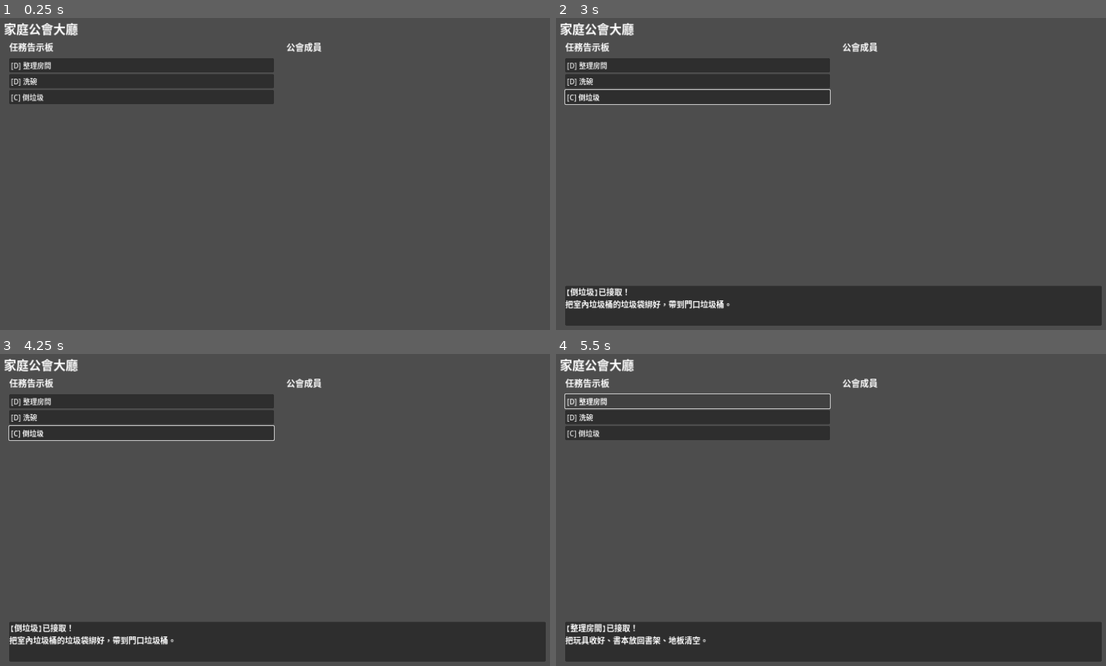
Above: before the commit, frames 1-4 (two rows, left to right).
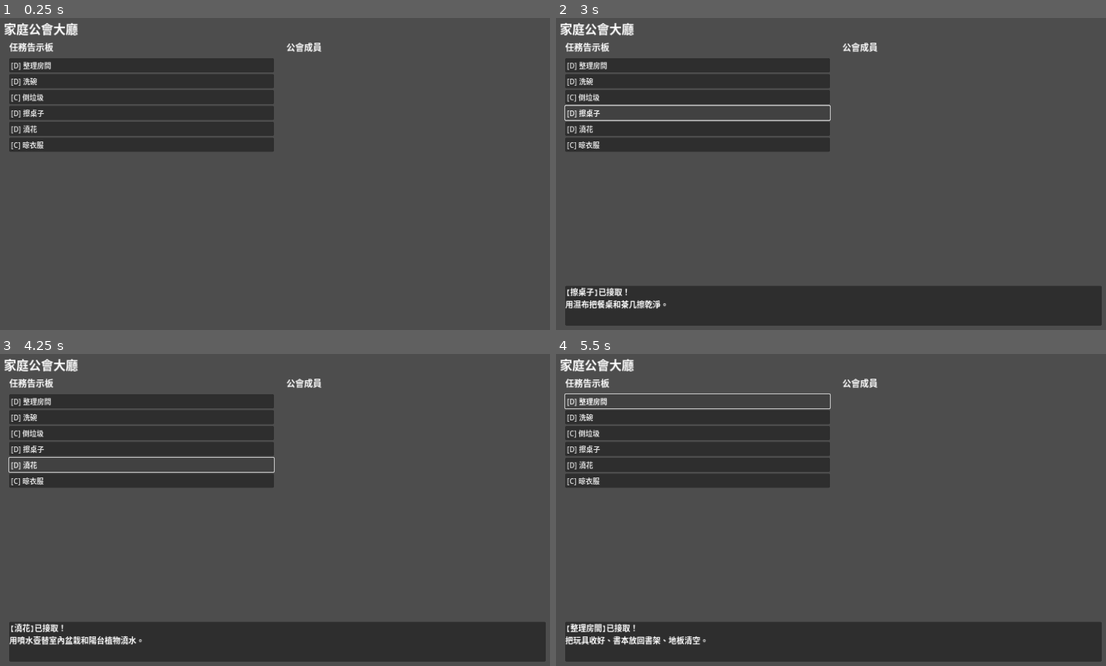
Above: after the commit, the same moments.

Repository: key8745-netizen/sweet-home-os
Game: Godot game, scene res://scenes/guild_hall.tscn
Same seed, same stepped clock (60 frames per second), same inputs: the game is played once before the commit and once after it.
Inputs (mouse positions are in pixels of both pictures, inside the frame that each line leads up to):
- Up to frame 1 (0.25 s): no input
- Up to frame 2 (3 s): click "[D] 整理房間" at 0.5 s; click "[D] 洗碗" at 1.25 s; click "[C] 倒垃圾" at 2 s; click (699, 111) at 2.75 s, where only the run after the commit has a clickable "[D] 擦桌子"
- Up to frame 3 (4.25 s): click (143, 466) at 3.5 s, where only the run after the commit has a clickable "[D] 澆花"
- Up to frame 4 (5.5 s): click (699, 481) at 4.25 s, where only the run after the commit has a clickable "[C] 晾衣服"; click "[D] 整理房間" at 5 s

The runs differ from the first frame. In frame 1, 6.2% of the frame differs, in the area x 1-50%, y 28-43%; in frame 2, 5.5%; in frame 3, 5.3%; in frame 4, 6.2%.
Error in both runs: Invalid access to property or key 'theme_override_font_sizes' on a base object of type 'Label'. (res://scripts/guild_hall.gd:25)

Commit message:
fix: resolve all 4 verify_current_state validation errors
- quests.json: rename reward_exp→xp_reward, add category field, expand from 3 to 6 quests
- decorations.json: rename display_name→name, required_total_xp→unlock_xp, add description field
- project.godot: add [autoload] section with SoundManager
- decor_placeholder.gd: read "name" key (with fallback to legacy "display_name")

https://claude.ai/code/session_01Q48zLXqxmdvbpUF4GRmMJS

Diff:
--- a/data/decorations.json
+++ b/data/decorations.json
@@ -1,8 +1,9 @@
 [
   {
     "id": "welcome_banner",
-    "display_name": "Welcome Banner",
-    "required_total_xp": 0,
+    "name": "Welcome Banner",
+    "description": "一面掛在公會入口的歡迎旗幟，象徵冒險的開始。",
+    "unlock_xp": 0,
     "scene_position": [180, 90],
     "color": "#d98282",
     "shape": "banner",
@@ -10,8 +11,9 @@
   },
   {
     "id": "cozy_rug",
-    "display_name": "Cozy Rug",
-    "required_total_xp": 25,
+    "name": "Cozy Rug",
+    "description": "柔軟的地毯讓公會大廳更溫馨，完成10 XP任務才能解鎖。",
+    "unlock_xp": 25,
     "scene_position": [330, 310],
     "color": "#8ab6d6",
     "shape": "rug",
@@ -19,8 +21,9 @@
   },
   {
     "id": "candlestick",
-    "display_name": "Candlestick",
-    "required_total_xp": 45,
+    "name": "Candlestick",
+    "description": "燭台的溫暖燈光照亮了公會的每個角落。",
+    "unlock_xp": 45,
     "scene_position": [520, 150],
     "color": "#f6d36b",
     "shape": "candle",
@@ -28,8 +31,9 @@
   },
   {
     "id": "guild_planter",
-    "display_name": "Guild Planter",
-    "required_total_xp": 70,
+    "name": "Guild Planter",
+    "description": "一盆茂盛的植物，為公會注入生命力。",
+    "unlock_xp": 70,
     "scene_position": [112, 330],
     "color": "#7fc78b",
     "shape": "plant",
@@ -37,8 +41,9 @@
   },
   {
     "id": "star_lantern",
-    "display_name": "Star Lantern",
-    "required_total_xp": 100,
+    "name": "Star Lantern",
+    "description": "星形燈籠高掛，象徵你在家務冒險中發出的光芒。",
+    "unlock_xp": 100,
     "scene_position": [650, 105],
     "color": "#f3b76d",
     "shape": "lantern",
--- a/data/quests.json
+++ b/data/quests.json
@@ -3,11 +3,12 @@
     "id": "chore_001",
     "title": "整理房間",
     "description": "把玩具收好、書本放回書架、地板清空。",
+    "category": "清潔",
     "difficulty": "D",
     "age_min": 5,
     "estimated_minutes": 15,
     "completion_criteria": "家長確認地板淨空且物品歸位",
-    "reward_exp": 30,
+    "xp_reward": 30,
     "reward_title": "整潔見習生",
     "encouragement": "整齊的空間讓心情變好，幹得好！",
     "status": "available",
@@ -17,11 +18,12 @@
     "id": "chore_002",
     "title": "洗碗",
     "description": "飯後把自己的碗盤洗乾淨並放回碗架。",
+    "category": "廚房",
     "difficulty": "D",
     "age_min": 7,
     "estimated_minutes": 10,
     "completion_criteria": "家長確認碗盤乾淨且歸位",
-    "reward_exp": 20,
+    "xp_reward": 20,
     "reward_title": "洗滌新手",
     "encouragement": "謝謝你幫忙讓廚房保持乾淨！",
     "status": "available",
@@ -31,14 +33,60 @@
     "id": "chore_003",
     "title": "倒垃圾",
     "description": "把室內垃圾桶的垃圾袋綁好，帶到門口垃圾桶。",
+    "category": "清潔",
     "difficulty": "C",
     "age_min": 8,
     "estimated_minutes": 5,
     "completion_criteria": "家長確認垃圾已移到指定地點",
-    "reward_exp": 15,
+    "xp_reward": 15,
     "reward_title": "環境守護者",
     "encouragement": "你幫整個家保持了整潔，真棒！",
     "status": "available",
     "frequency": "weekly"
+  },
+  {
+    "id": "chore_004",
+    "title": "擦桌子",
+    "description": "用濕布把餐桌和茶几擦乾淨。",
+    "category": "清潔",
+    "difficulty": "D",
+    "age_min": 6,
+    "estimated_minutes": 8,
+    "completion_criteria": "家長確認桌面無油漬且乾燥",
+    "xp_reward": 15,
+    "reward_title": "潔淨使者",
+    "encouragement": "亮晶晶的桌子讓全家人都開心！",
+    "status": "available",
+    "frequency": "daily"
+  },
+  {
+    "id": "chore_005",
+    "title": "澆花",
+    "description": "用噴水壺替室內盆栽和陽台植物澆水。",
+    "category": "園藝",
+    "difficulty": "D",
+    "age_min": 5,
+    "estimated_minutes": 10,
+    "completion_criteria": "家長確認所有植物都已澆水",
+    "xp_reward": 20,
+    "reward_title": "植物守護者",
+    "encouragement": "植物因為你的照顧而茁壯成長！",
+    "status": "available",
+    "frequency": "daily"
+  },
+  {
+    "id": "chore_006",
+    "title": "晾衣服",
+    "description": "把洗好的衣服一件件夾好、掛到晾衣架上。",
+    "category": "洗衣",
+    "difficulty": "C",
+    "age_min": 9,
+    "estimated_minutes": 15,
+    "completion_criteria": "家長確認衣物已展開不重疊地掛好",
+    "xp_reward": 25,
+    "reward_title": "晾衣達人",
+    "encouragement": "衣服曬得又快又好，謝謝你的幫忙！",
+    "status": "available",
+    "frequency": "weekly"
   }
 ]
--- a/project.godot
+++ b/project.godot
@@ -47,6 +47,10 @@
 
 locale/fallback="zh_TW"
 
+[autoload]
+
+SoundManager="*res://scripts/sound_manager.gd"
+
 [layer_names]
 
 2d_physics/layer_1="world"
--- a/scripts/decor_placeholder.gd
+++ b/scripts/decor_placeholder.gd
@@ -1,7 +1,7 @@
 extends Node2D
 class_name DecorPlaceholder
 
-@export var display_name := "Decoration"
+@export var display_name := "Decoration"  # populated from JSON "name" field
 @export var sprite_path := ""
 @export var fallback_color := Color("#f6d36b")
 @export_enum("banner", "rug", "candle", "plant", "lantern", "circle") var fallback_shape: String = "circle"
@@ -13,7 +13,7 @@
 	_load_sprite_or_fallback()
 
 func setup(decoration: Dictionary) -> void:
-	display_name = str(decoration.get("display_name", display_name))
+	display_name = str(decoration.get("name", decoration.get("display_name", display_name)))
 	sprite_path = str(decoration.get("sprite_path", sprite_path))
 	fallback_color = Color(str(decoration.get("color", "#f6d36b")))
 	fallback_shape = str(decoration.get("shape", fallback_shape))
